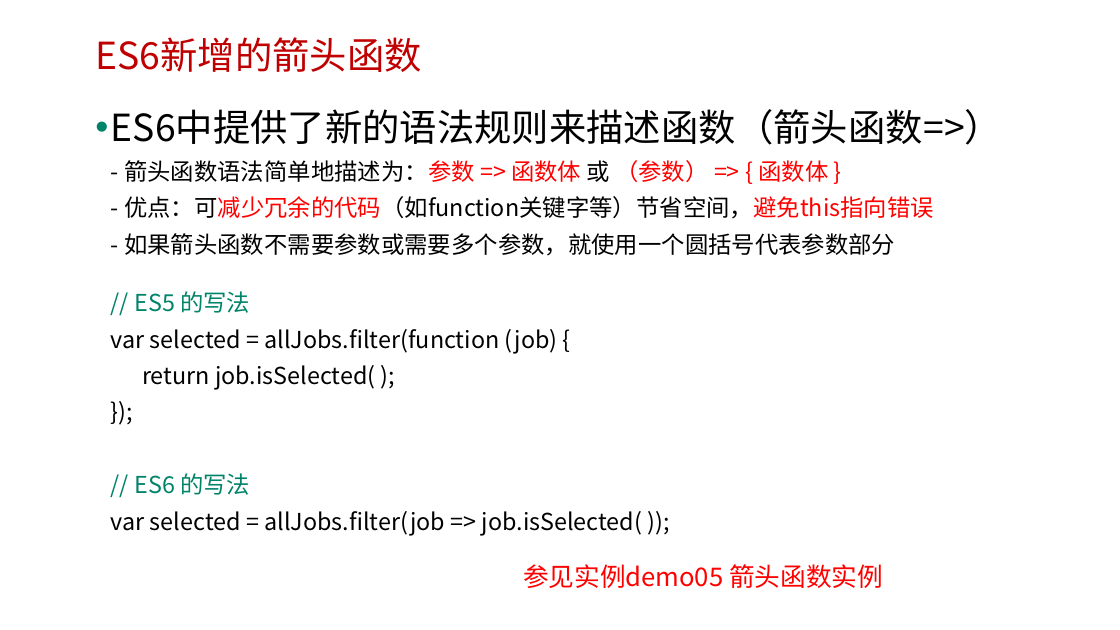
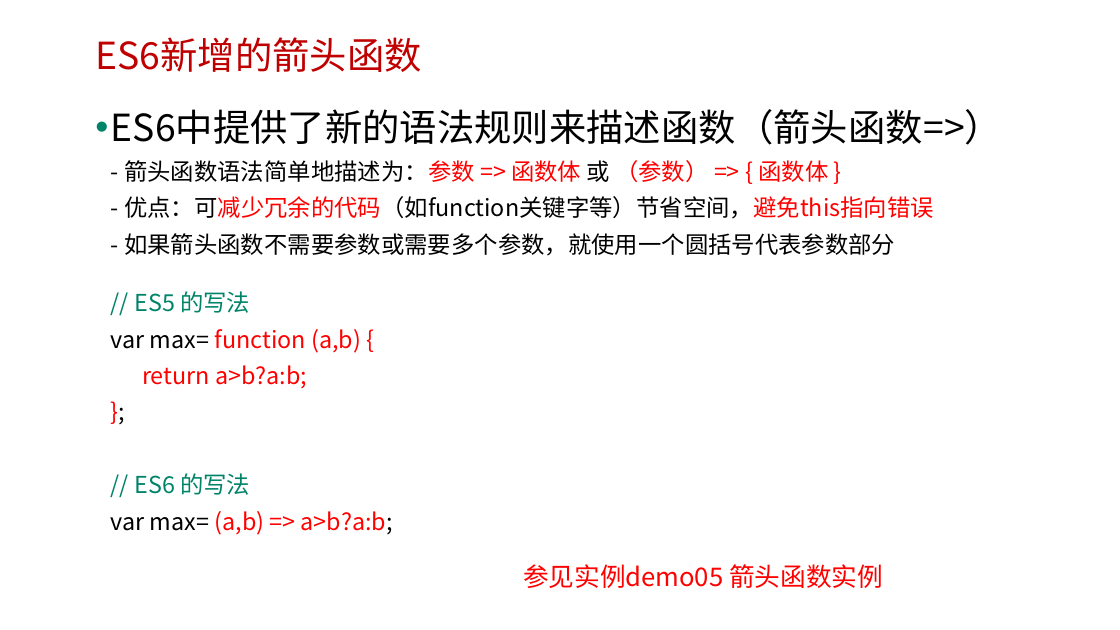
Before and after one commit to edu2act/course-javascript-advanced, a slide deck: slide 8 of 课程PPT/14.ECMAScript 6 二（10、ES6对函数参数的扩展）.pptx. Drawn at 1120x630 pixels with LibreOffice and Linux fonts; fonts in the diff are those of the drawing; background and template pictures are left out. Boxes give left, top, right and bottom in pixels: in the first picture for what was removed or moved away, otherwise in the second. Text is boxed around its words. In the diff, an @@ line names an element or a change of style, - is before the commit and + after.

```diff
--- a/课程PPT/14.ECMAScript 6 二（10、ES6对函数参数的扩展）.pptx
+++ b/课程PPT/14.ECMAScript 6 二（10、ES6对函数参数的扩展）.pptx
@@ text at bbox=[111, 109, 1002, 535]: text changed @@
-• ES6中提供了新的语法规则来描述函数（箭头函数=>）
-  - 箭头函数语法简单地描述为：参数 => 函数体 或 （参数） => { 函数体 }
-  - 优点：可减少冗余的代码（如function关键字等）节省空间，避免this指向错误
-  - 如果箭头函数不需要参数或需要多个参数，就使用一个圆括号代表参数部分
-  // ES5 的写法
-  var selected = allJobs.filter(function (job) {
-  return job.isSelected( );
-  });
-  // ES6 的写法
-  var selected = allJobs.filter(job => job.isSelected( ));
+• ES6中提供了新的语法规则来描述函数（箭头函数=>）
+  - 箭头函数语法简单地描述为：参数 => 函数体 或 （参数） => { 函数体 }
+  - 优点：可减少冗余的代码（如function关键字等）节省空间，避免this指向错误
+  - 如果箭头函数不需要参数或需要多个参数，就使用一个圆括号代表参数部分
+  // ES5 的写法
+  var max= function (a,b) {
+  return a>b?a:b;
+  };
+  // ES6 的写法
+  var max= (a,b) => a>b?a:b;
```
Also in this commit, not shown: 3 other slides changed, 2 other files.
